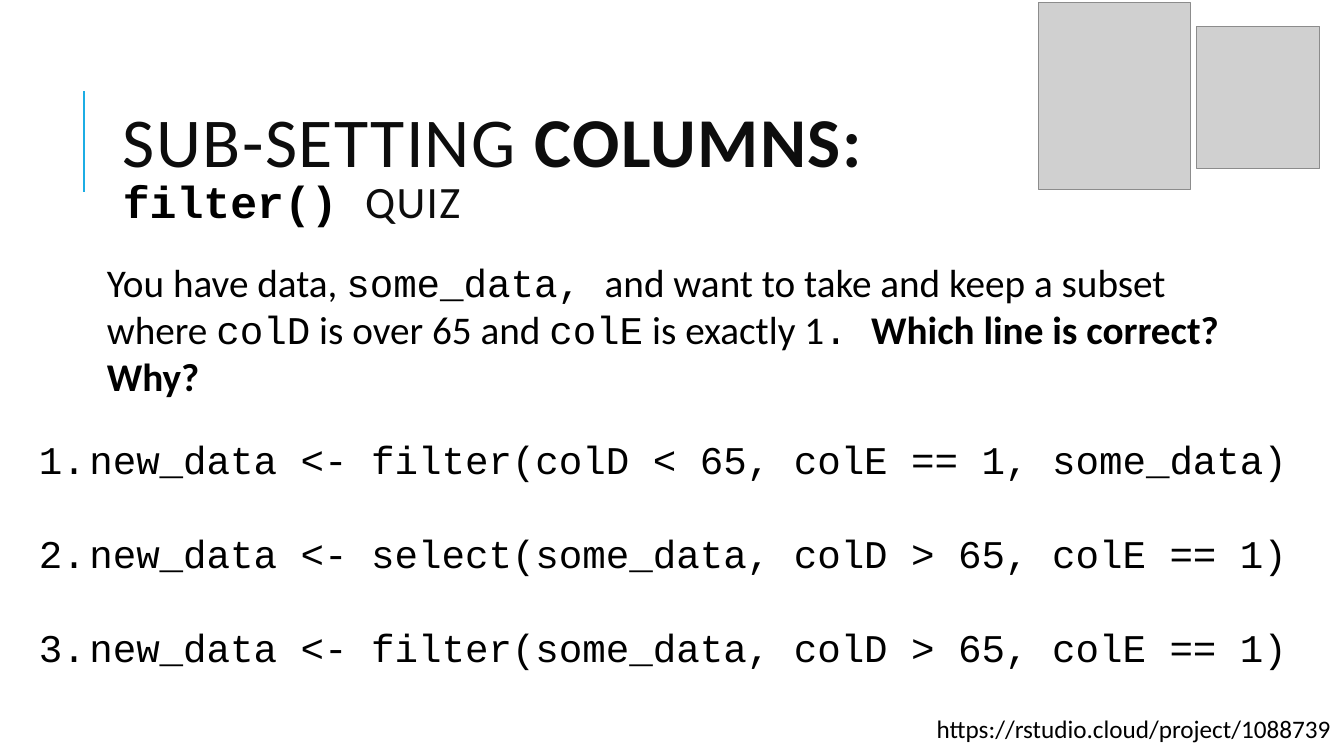
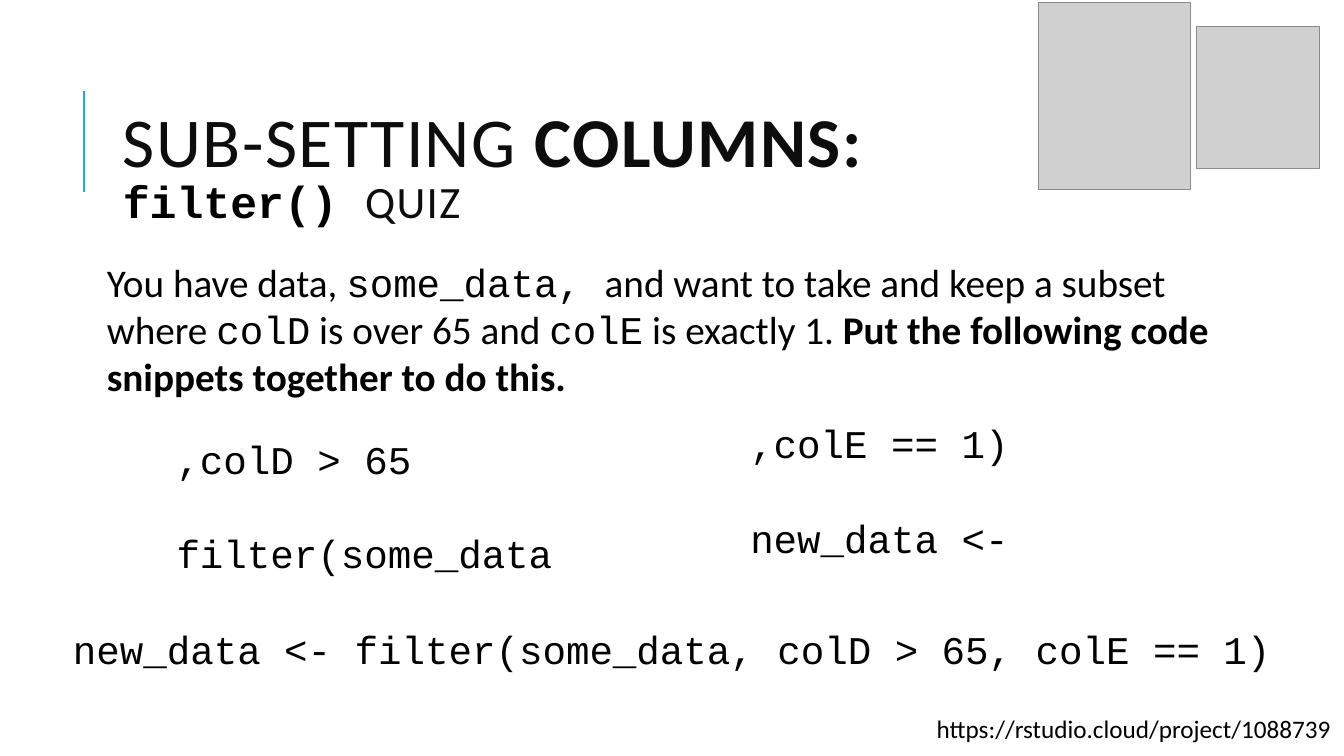
Before and after one commit to Jim89/tidy-lesson-plan, a slide deck: slide 9 of data-subsetting.pptx. Drawn at 1344x756 pixels with LibreOffice and Linux fonts; fonts in the diff are those of the drawing; grey boxes stand for pictures. Boxes give left, top, right and bottom in pixels: in the first picture for what was removed or moved away, otherwise in the second. Text is boxed around its words. In the diff, an @@ line names an element or a change of style, - is before the commit and + after.

```diff
--- a/data-subsetting.pptx
+++ b/data-subsetting.pptx
@@ text at bbox=[107, 269, 1209, 398]: text changed @@
-You have data, some_data, and want to take and keep a subset where colD is over 65 and colE is exactly 1. Which line is correct? Why?
+You have data, some_data, and want to take and keep a subset where colD is over 65 and colE is exactly 1. Put the following code snippets together to do this.
@@ text added at bbox=[177, 446, 553, 576], 28 pt, text #000000 @@
+,colD > 65
+filter(some_data
@@ text at bbox=[750, 430, 1009, 558]: text changed @@
-1. new_data <- filter(colD < 65, colE == 1, some_data)
-2. new_data <- select(some_data, colD > 65, colE == 1)
-3. new_data <- filter(some_data, colD > 65, colE == 1)
+,colE == 1)
+new_data <-
@@ text added at bbox=[73, 636, 1270, 672], 28 pt, text #000000 @@
+new_data <- filter(some_data, colD > 65, colE == 1)
```
